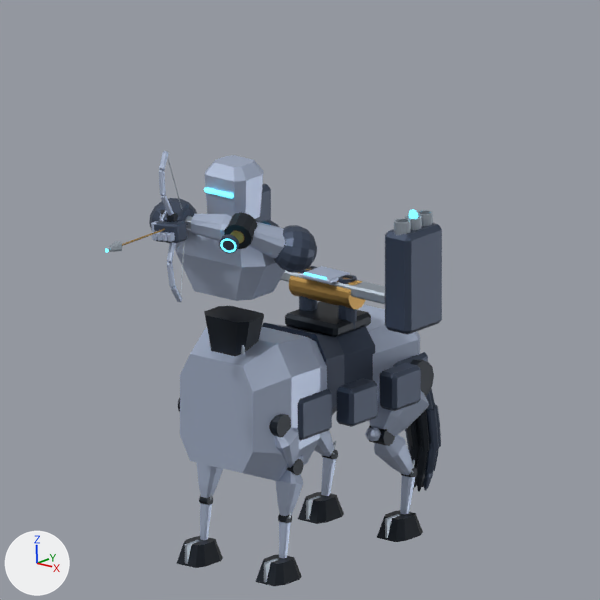
Before and after pictures for a commit that changed the Blender file out/mech_reference/s06/s06.blend.
Rendered twice from the file's camera 'Review camera'. Every picture has the same lights, and +X, +Y and +Z are marked at lower left. The first picture is the older version. Both versions are drawn at frame 1 of the action 's06:heavy:heavy'; the numbers are the values there.

In view in the first picture: 'Angular knight helmet', 'Articulated shoulder armor.001', 'Dorsal launcher mounting saddle', 'Dorsal multi-rocket armored rack.001', 'Independent equine lumbar waist', 'Independent flexible lumbar waist', 'Knight thoracic armor', 'Launcher elevation hinge', 'Saddle ammunition pouch.002', 'Saddle ammunition pouch.003', 'Separate deep equine thorax', 'Separate rounded equine pelvic croup' and 74 more.
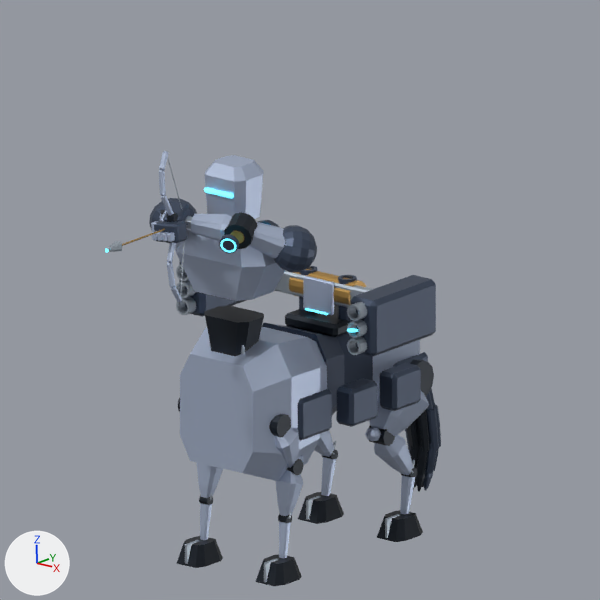
ob_heavy is not drawn itself; it is the parent of ob_charge_hinge, ob_heavy_muzzle, ob_launcher_elevation_hinge, ob_low_dorsal_launcher_crossbeam, ob_dorsal_multi_rocket_armored_rack, ob_dorsal_rocket_launch_cell, ob_dorsal_rocket_launch_cell_001, ob_dorsal_rocket_launch_cell_002.

Where the change shows, as pixel boxes (x1, y1, x2, y2) in the pictures (600 x 600 px):
```json
{"object": "Dorsal multi-rocket armored rack.001", "change": "turned", "before": [385, 223, 442, 335], "after": [350, 275, 436, 356]}
{"object": "Launcher elevation hinge", "change": "turned", "before": [289, 269, 365, 309], "after": [289, 269, 366, 306]}
{"object": "Reversible heavy charge aperture", "change": "turned", "before": [301, 266, 350, 284], "after": [303, 276, 334, 315]}
{"object": "Low dorsal launcher crossbeam", "change": "turned", "before": [280, 271, 385, 304], "after": [274, 271, 372, 308]}
{"object": "Dorsal multi-rocket armored rack", "change": "turned", "before": [255, 184, 271, 222], "after": [179, 260, 246, 317]}
{"object": "Dorsal rocket launch cell.005", "change": "turned", "before": [394, 218, 411, 235], "after": [347, 337, 367, 355]}
{"object": "Dorsal rocket launch cell.003", "change": "turned", "before": [417, 210, 433, 226], "after": [347, 302, 367, 321]}
{"object": "Dorsal rocket launch cell.004", "change": "turned", "before": [405, 215, 422, 230], "after": [347, 319, 367, 338]}
{"object": "Dorsal rocket launch cell.002", "change": "turned", "after": [176, 297, 196, 315], "on screen": "not visible before"}
{"object": "Dorsal rocket launch cell.001", "change": "turned", "after": [176, 280, 196, 298], "on screen": "not visible before"}
{"object": "Dorsal rocket launch cell", "change": "turned", "after": [176, 264, 189, 281], "on screen": "not visible before"}
{"object": "Heavy muzzle emission", "change": "turned", "before": [409, 210, 418, 219], "after": [347, 328, 358, 332]}
{"object": "Charge aperture luminous edge", "change": "turned", "before": [304, 272, 327, 279], "after": [305, 308, 328, 315]}
```

Scene script edits in JSON lines:
```json
{"op": "set", "path": "ob_heavy.rotation_euler", "old": "(0.0, 0.0, 0.0)", "new": "(1.571, 0.0, 0.0)", "note": "degrees (0, 0, 0) -> degrees (90, 0, 0)"}
```
